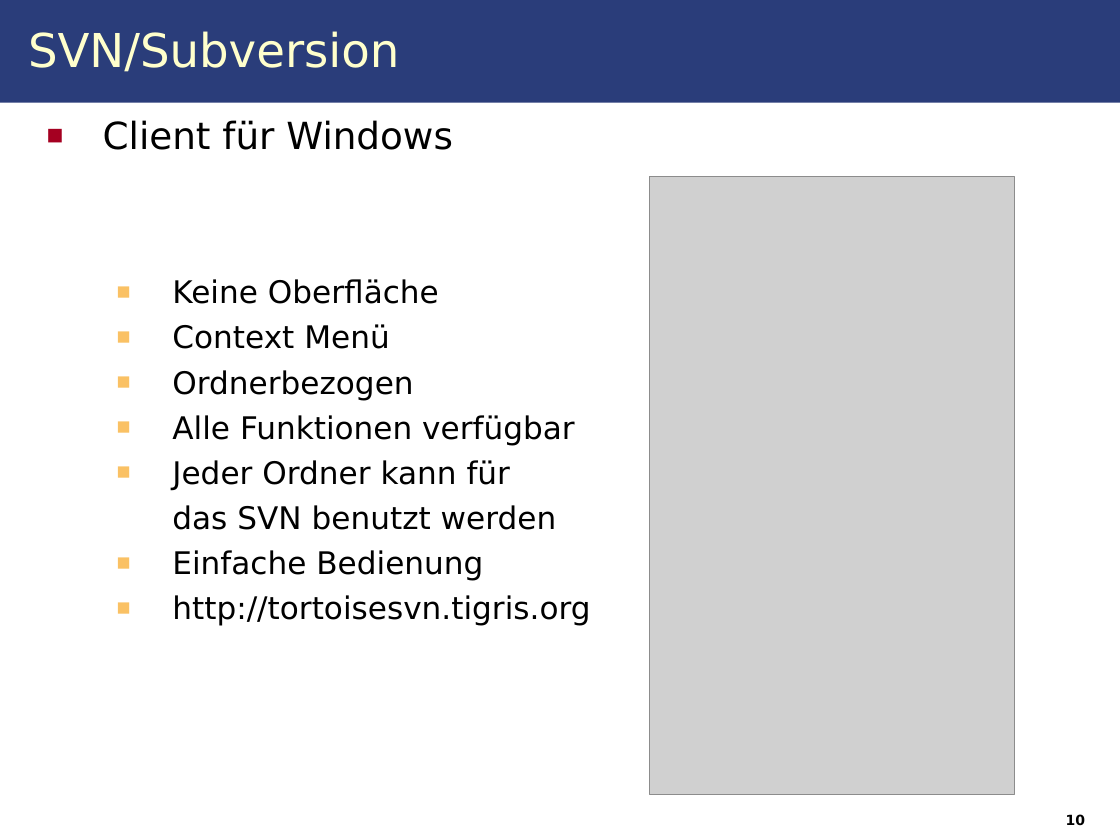
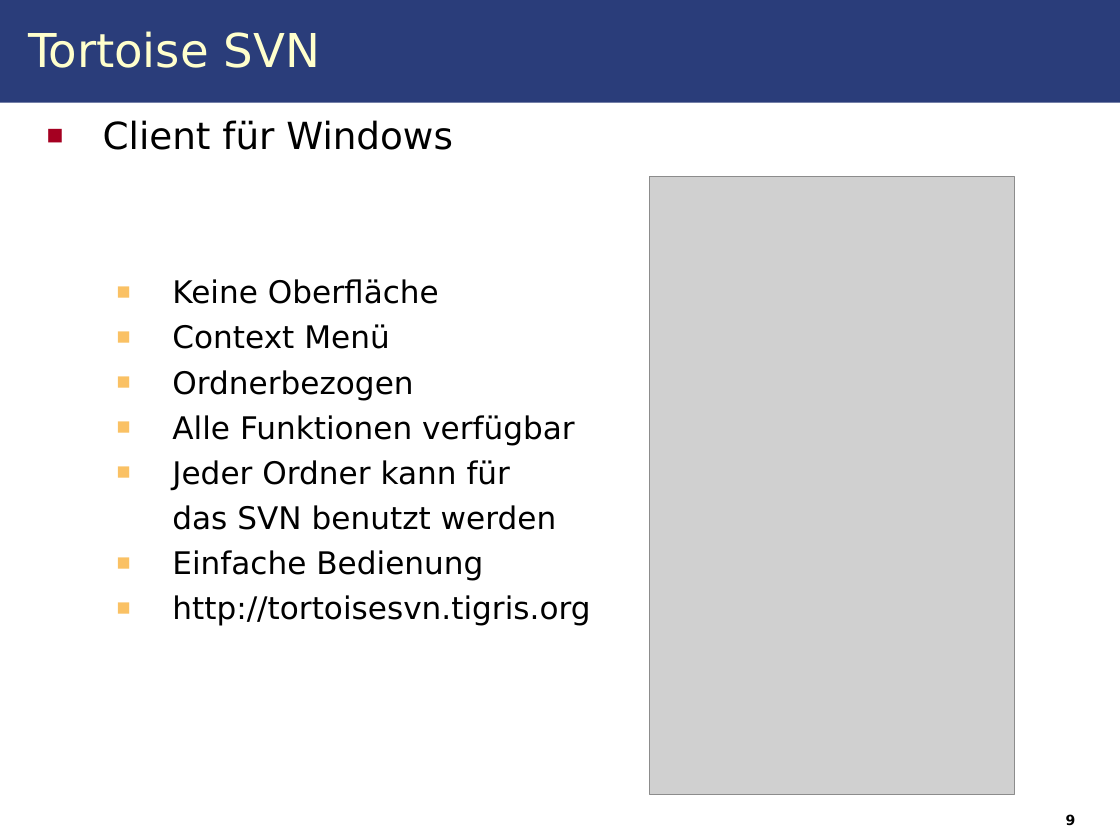
Before and after one commit to IAAS/decidr, a slide deck: slide 9 of seminars/at/Seminar.odp (slide 10 before the commit). Drawn at 1120x840 pixels with LibreOffice and Linux fonts; fonts in the diff are those of the drawing; grey boxes stand for pictures. Boxes give left, top, right and bottom in pixels: in the first picture for what was removed or moved away, otherwise in the second. Text is boxed around its words. In the diff, an @@ line names an element or a change of style, - is before the commit and + after.

```diff
--- a/seminars/at/Seminar.odp
+++ b/seminars/at/Seminar.odp
@@ title at <box>28,31,320,68</box>: text changed @@
-SVN/Subversion
+Tortoise SVN
@@ page number at <box>1066,814,1076,825</box>: text changed @@
-10
+9
```
Also in this commit, not shown: 11 other slides changed, 4 slides added, 4 slides removed, 1 other file.
